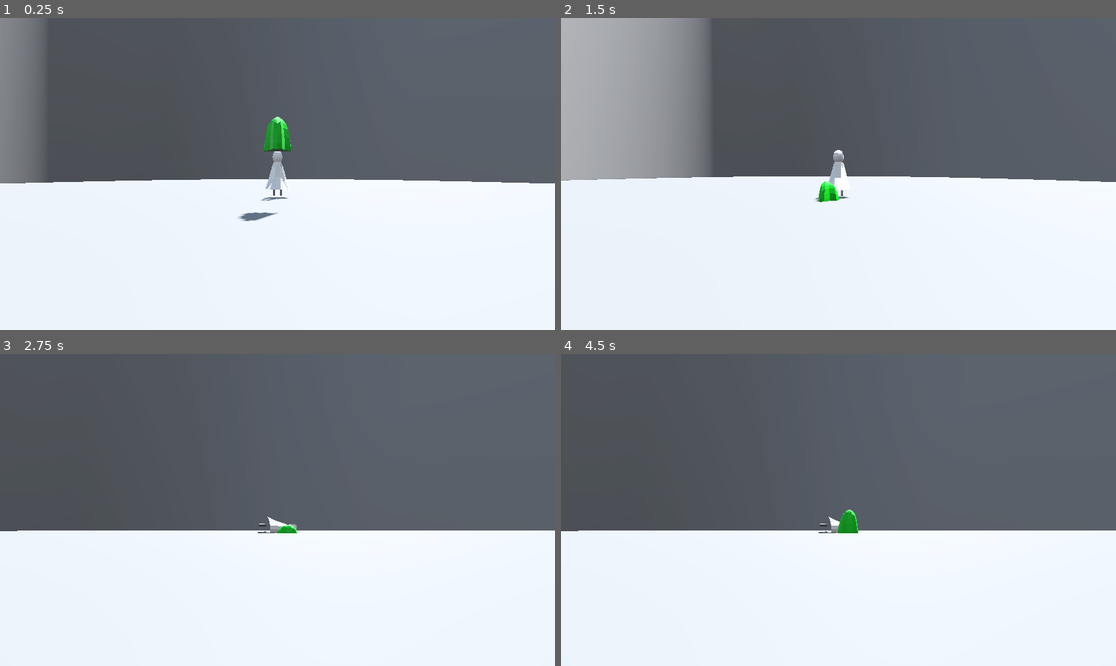
Above: before the commit, frames 1-4 (two rows, left to right).
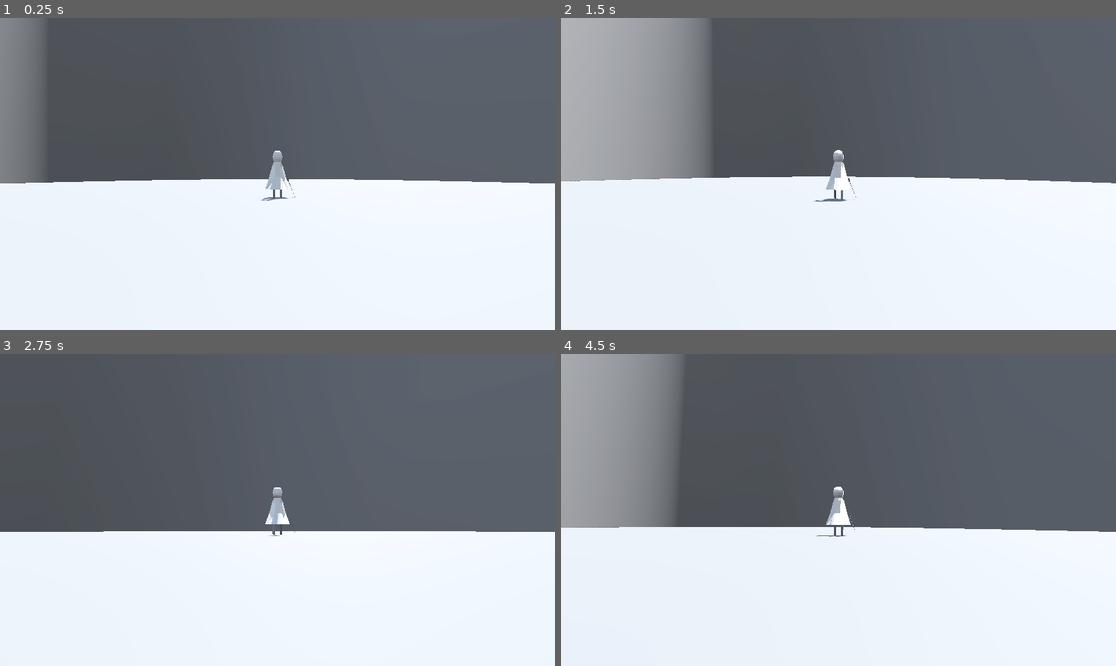
Above: after the commit, the same moments.

Repository: ruapotato/Gravitationally-Challenged
Game: Godot game, scene res://level_bits/level_loader.tscn
Same seed, same stepped clock (60 frames per second), same inputs: the game is played once before the commit and once after it.
Inputs (mouse positions are in pixels of both pictures, inside the frame that each line leads up to):
- Up to frame 1 (0.25 s): no input
- Up to frame 2 (1.5 s): move the mouse to (866, 174) at 0.52 s; press the mouse at (866, 174) at 0.53 s; hold W (up) from 0.53 s (still down); move the mouse to (810, 174) at 1.27 s; release the mouse at (810, 174) at 1.28 s; tap Mouse wheel up (zoom_in) at 1.35 s
- Up to frame 3 (2.75 s): keep holding W (up); click (249, 510) at 1.55 s; move the mouse to (288, 503) at 2.02 s; hold Mouse wheel down (zoom_out) from 2.03 s (still down); click (288, 503) at 2.3 s
- Up to frame 4 (4.5 s): keep holding W (up); move the mouse to (832, 516) at 2.77 s; release Mouse wheel down (zoom_out) at 2.78 s; click (832, 516) at 2.85 s; move the mouse to (877, 513) at 3.52 s; press the mouse at (877, 513) at 3.53 s; move the mouse to (794, 506) at 4.27 s; release the mouse at (794, 506) at 4.28 s; tap Mouse wheel up (zoom_in) at 4.35 s

The runs differ from the first frame. In frame 1, 0.6% of the frame differs, in the area x 42-54%, y 31-66%; in frame 2, 0.4%; in frame 3, 0.7%; in frame 4, 13%, in the area x 0-100%, y 0-59%.

Commit message:
Init sword

Diff:
--- a/entities/blob.gd
+++ b/entities/blob.gd
@@ -62,6 +62,9 @@
 		return true
 	return false
 
+func die():
+	start_death_sequence()
+
 func am_i_dead():
 	if not is_dying and player in vulnerable_zone.get_overlapping_bodies():
 		start_death_sequence()
--- a/entities/blob.tscn
+++ b/entities/blob.tscn
@@ -4,19 +4,19 @@
 [ext_resource type="Script" path="res://entities/blob.gd" id="1_eirte"]
 
 [sub_resource type="BoxShape3D" id="BoxShape3D_c6qkn"]
-size = Vector3(0.51, 0.355, 0.4)
+size = Vector3(0.52, 0.375, 0.315)
 
 [sub_resource type="BoxShape3D" id="BoxShape3D_bkb0v"]
 size = Vector3(0.315, 0.085, 0.265)
 
 [sub_resource type="BoxShape3D" id="BoxShape3D_kk2ey"]
-size = Vector3(0.54, 0.3, 0.525)
+size = Vector3(0.53, 0.3, 0.355)
 
 [node name="blob" type="CharacterBody3D"]
 script = ExtResource("1_eirte")
 
 [node name="CollisionShape3D" type="CollisionShape3D" parent="."]
-transform = Transform3D(1, 0, 0, 0, 1, 0, 0, 0, 1, 0, 0.192234, -0.0446115)
+transform = Transform3D(1, 0, 0, 0, 1, 0, 0, 0, 1, 0, 0.192234, 0.00310461)
 shape = SubResource("BoxShape3D_c6qkn")
 
 [node name="mesh" type="Node3D" parent="."]
@@ -33,5 +33,5 @@
 [node name="biteArea3D" type="Area3D" parent="."]
 
 [node name="CollisionShape3D" type="CollisionShape3D" parent="biteArea3D"]
-transform = Transform3D(1, 0, 0, 0, 1, 0, 0, 0, 1, 0, 0.170881, -0.050906)
+transform = Transform3D(1, 0, 0, 0, 1, 0, 0, 0, 1, 0, 0.170881, 0.00997222)
 shape = SubResource("BoxShape3D_kk2ey")
--- a/legs.gd
+++ b/legs.gd
@@ -5,7 +5,7 @@
 
 const LEG_SPEED = 8.0  # Speed of leg swing
 const MAX_ANGLE = PI/10  # Maximum swing angle
-const LEG_LENGTH = 0.25  # Length of each leg
+const LEG_LENGTH = 0.35  # Length of each leg
 const RESET_SPEED = 5.0  # Speed at which legs return to neutral
 
 var time: float = 0.0
--- a/levels/hub.tscn
+++ b/levels/hub.tscn
@@ -53,4 +53,4 @@
 transform = Transform3D(1, 0, 0, 0, 1, 0, 0, 0, 1, 0, 8.65385, 16.6143)
 
 [node name="blob" parent="." instance=ExtResource("7_4wvlx")]
-transform = Transform3D(1, 0, 0, 0, 1, 0, 0, 0, 1, 0, 0.355517, 2.5636)
+transform = Transform3D(1, 0, 0, 0, 1, 0, 0, 0, 1, 0, 0.355517, 11.255)
--- a/player.gd
+++ b/player.gd
@@ -5,6 +5,7 @@
 @onready var camera = $piv/SpringArm3D/Camera3D
 @onready var mesh = $mesh
 @onready var leg_animator = $mesh/LegAnimator
+@onready var sword = $mesh/sword
 
 # Movement constants
 const MOVEMENT_FORCE = 140.0
@@ -263,6 +264,8 @@
 			Input.set_mouse_mode(Input.MOUSE_MODE_VISIBLE)
 		else:
 			Input.set_mouse_mode(Input.MOUSE_MODE_CAPTURED)
+	elif event.is_action_pressed("swipe"):
+		sword.swipe()
 
 func _process(delta: float) -> void:
 	update_camera(delta)
--- a/player.tscn
+++ b/player.tscn
@@ -1,12 +1,13 @@
-[gd_scene load_steps=5 format=3 uid="uid://dhl72ijpyhoyh"]
+[gd_scene load_steps=6 format=3 uid="uid://dhl72ijpyhoyh"]
 
 [ext_resource type="PackedScene" uid="uid://ci6dvjpgwuevu" path="res://import/player.glb" id="2_5hcgc"]
 [ext_resource type="Script" path="res://player.gd" id="2_ivawi"]
 [ext_resource type="Script" path="res://legs.gd" id="3_pa33j"]
+[ext_resource type="PackedScene" uid="uid://bif4c56lalkna" path="res://weapons/sword.tscn" id="4_4lhy3"]
 
 [sub_resource type="CapsuleShape3D" id="CapsuleShape3D_sya21"]
-radius = 0.295
-height = 1.225
+radius = 0.09
+height = 1.325
 
 [node name="player" type="RigidBody3D"]
 script = ExtResource("2_ivawi")
@@ -21,7 +22,7 @@
 current = true
 
 [node name="CollisionShape3D" type="CollisionShape3D" parent="."]
-transform = Transform3D(1, 0, 0, 0, 1, 0, 0, 0, 1, 0, 0.435814, -0.0649178)
+transform = Transform3D(1, 0, 0, 0, 1, 0, 0, 0, 1, 0, 0.424046, -0.0649178)
 shape = SubResource("CapsuleShape3D_sya21")
 
 [node name="center" type="Node3D" parent="."]
@@ -42,3 +43,6 @@
 [node name="LegAnimator" type="Node3D" parent="mesh"]
 transform = Transform3D(1, 0, 0, 0, 1, 0, 0, 0, 1, 0, -0.326193, 0)
 script = ExtResource("3_pa33j")
+
+[node name="sword" parent="mesh" instance=ExtResource("4_4lhy3")]
+transform = Transform3D(1, 0, 0, 0, 1, 0, 0, 0, 1, -0.0162662, -0.00556868, 0)
--- a/project.godot
+++ b/project.godot
@@ -63,3 +63,8 @@
 "events": [Object(InputEventMouseButton,"resource_local_to_scene":false,"resource_name":"","device":-1,"window_id":0,"a …(258 unchanged characters)…
 ]
 }
+swipe={
+"deadzone": 0.5,
+"events": [Object(InputEventMouseButton,"resource_local_to_scene":false,"resource_name":"","device":-1,"window_id":0,"alt_pressed":false,"shift_pressed":false,"ctrl_pressed":false,"meta_pressed":false,"button_mask":1,"position":Vector2(278, 25),"global_position":Vector2(287, 71),"factor":1.0,"button_index":1,"canceled":false,"pressed":true,"double_click":false,"script":null)
+]
+}
--- /dev/null
+++ b/weapons/sword.gd
@@ -0,0 +1,184 @@
+extends Node3D
+
+@onready var cutt_edge = $"MeshInstance3D2/Cutting Edge"
+
+const SWORD_ANGLE = 60  # Angle to point sword outward
+const SWIPE_ANGLES = [140, 0, 360]  # Counter-clockwise, clockwise, full spin
+const SWIPE_DURATION = 0.25  # Slightly longer for full swipes
+const RETURN_DURATION = 0.15
+const COMBO_WINDOW = 0.4  # Window to input next combo
+
+# Scale constants for each combo stage
+const SCALE_DEFAULT = Vector3(1.0, 1.0, 1.0)
+const SCALE_STAGE_2 = Vector3(1.4, 1.4, 1.4)
+const SCALE_STAGE_3 = Vector3(1.8, 1.8, 1.8)
+
+# Player scale constants (compress y-axis during swipes)
+const PLAYER_SCALE_DEFAULT = Vector3(1.0, 1.0, 1.0)
+const PLAYER_SCALE_STAGE_1 = Vector3(1.0, 0.9, 1.0)  # Slight squash
+const PLAYER_SCALE_STAGE_2 = Vector3(1.0, 0.85, 1.0)  # More squash
+const PLAYER_SCALE_STAGE_3 = Vector3(1.0, 0.8, 1.0)   # Most squash
+
+# Y position offset for each stage (negative values move down)
+const Y_OFFSET_DEFAULT = 0.0
+const Y_OFFSET_STAGE_2 = -0.25  # Slight downward shift
+const Y_OFFSET_STAGE_3 = -0.5  # More pronounced downward shift
+
+var is_animating = false
+var animation_time = 0.0
+var combo_count = 0
+var start_y_rotation = 0.0
+var target_y_rotation = 0.0
+var next_swipe_queued = false
+var input_received = false  # Track if we've received an input during this swipe
+
+# Variables for scale and position interpolation
+var start_scale = SCALE_DEFAULT
+var target_scale = SCALE_DEFAULT
+var start_y_pos = Y_OFFSET_DEFAULT
+var target_y_pos = Y_OFFSET_DEFAULT
+
+# Variables for player scale interpolation
+var player_start_scale = PLAYER_SCALE_DEFAULT
+var player_target_scale = PLAYER_SCALE_DEFAULT
+
+var level_loader
+var player
+
+func find_root(node=get_tree().root) -> Node:
+	if node.name.to_lower() == "level_loader":
+		return node
+	for child in node.get_children():
+		var found = find_root(child)
+		if found:
+			return found
+	return null
+
+func _ready() -> void:
+	level_loader = find_root()
+	player = level_loader.find_child("player")
+	rotation.z = 0
+	rotation.y = 0
+	scale = SCALE_DEFAULT
+	position.y = Y_OFFSET_DEFAULT
+	if player:
+		player.find_child("mesh").scale  = PLAYER_SCALE_DEFAULT
+
+func swipe() -> void:
+	if not is_animating:
+		# Start new combo
+		combo_count = 0
+		start_swipe()
+	elif not input_received:  # Only queue if we haven't already received input
+		# Queue next swipe and mark that we've received input
+		next_swipe_queued = true
+		input_received = true
+
+func start_swipe() -> void:
+	is_animating = true
+	animation_time = 0.0
+	input_received = false  # Reset input flag for new swipe
+	start_y_rotation = rotation.y
+	rotation.z = deg_to_rad(SWORD_ANGLE)
+
+	var swipe_angle = SWIPE_ANGLES[combo_count]
+	target_y_rotation = start_y_rotation + deg_to_rad(swipe_angle)
+
+	# Set scale and Y position based on combo stage
+	start_scale = scale
+	start_y_pos = position.y
+
+	# Set player scale based on combo stage
+	if player:
+		player_start_scale = player.scale
+
+	match combo_count:
+		0:
+			target_scale = SCALE_DEFAULT
+			target_y_pos = Y_OFFSET_DEFAULT
+			player_target_scale = PLAYER_SCALE_STAGE_1
+		1:
+			target_scale = SCALE_STAGE_2
+			target_y_pos = Y_OFFSET_STAGE_2
+			player_target_scale = PLAYER_SCALE_STAGE_2
+		2:
+			target_scale = SCALE_STAGE_3
+			target_y_pos = Y_OFFSET_STAGE_3
+			player_target_scale = PLAYER_SCALE_STAGE_3
+
+
+func cut_stuff():
+	if not player.is_knocked_down:
+		for obj in cutt_edge.get_overlapping_bodies():
+			if "die" in obj:
+				if obj != player:
+					print(obj)
+					obj.die()
+
+func _process(delta: float) -> void:
+	if is_animating:
+		cut_stuff()
+		animation_time += delta
+
+		if animation_time <= SWIPE_DURATION:
+			# Execute the swipe
+			var t = animation_time / SWIPE_DURATION
+			t = ease_out_swipe(t)
+			rotation.y = lerp(start_y_rotation, target_y_rotation, t)
+
+			# Interpolate scale and Y position during swipe
+			scale = start_scale.lerp(target_scale, t)
+			position.y = lerp(start_y_pos, target_y_pos, t)
+
+			# Interpolate player scale
+			if player:
+				player.find_child("mesh").scale  = player_start_scale.lerp(player_target_scale, t)
+		else:
+			# Return to neutral
+			var return_progress = (animation_time - SWIPE_DURATION) / RETURN_DURATION
+
+			if return_progress >= 1.0:
+				is_animating = false
+				rotation.y = 0.0
+				rotation.z = 0.0
+
+				# Check for queued swipe
+				if next_swipe_queued and combo_count < 2:
+					next_swipe_queued = false
+					combo_count += 1
+					start_swipe()
+				else:
+					# Reset combo if no follow-up
+					combo_count = 0
+					next_swipe_queued = false
+					# Reset scale and position to default
+					scale = SCALE_DEFAULT
+					position.y = Y_OFFSET_DEFAULT
+					if player:
+						player.find_child("mesh").scale  = PLAYER_SCALE_DEFAULT
+			else:
+				var t = ease_in_out(return_progress)
+				rotation.y = lerp(target_y_rotation, 0.0, t)
+				rotation.z = lerp(deg_to_rad(SWORD_ANGLE), 0.0, t)
+
+				# If returning to neutral and no next combo, interpolate scale and position back to default
+				if not next_swipe_queued:
+					scale = target_scale.lerp(SCALE_DEFAULT, t)
+					position.y = lerp(target_y_pos, Y_OFFSET_DEFAULT, t)
+					if player:
+						player.find_child("mesh").scale  = player_target_scale.lerp(PLAYER_SCALE_DEFAULT, t)
+
+# Custom easing function for different swipe types
+func ease_out_swipe(t: float) -> float:
+	match combo_count:
+		0, 1:  # First two swipes use back easing
+			const c1 = 1.70158
+			const c3 = c1 + 1.0
+			return 1.0 + c3 * pow(t - 1.0, 3.0) + c1 * pow(t - 1.0, 2.0)
+		2:  # Full spin uses different easing for smooth rotation
+			return 1.0 - pow(1.0 - t, 3.0)
+		_:
+			return t
+
+func ease_in_out(t: float) -> float:
+	return t * t * (3.0 - 2.0 * t)
--- /dev/null
+++ b/weapons/sword.tscn
@@ -0,0 +1,35 @@
+[gd_scene load_steps=6 format=3 uid="uid://bif4c56lalkna"]
+
+[ext_resource type="Script" path="res://weapons/sword.gd" id="1_0ll7p"]
+
+[sub_resource type="BoxMesh" id="BoxMesh_5hnmv"]
+size = Vector3(0.84, 0.225, 0.27)
+
+[sub_resource type="BoxMesh" id="BoxMesh_e8t01"]
+size = Vector3(0.12, 0.34, 0.23)
+
+[sub_resource type="PrismMesh" id="PrismMesh_tu3kn"]
+size = Vector3(0.08, 2.745, 0.375)
+
+[sub_resource type="SphereShape3D" id="SphereShape3D_tra24"]
+radius = 2.05
+
+[node name="sword" type="Node3D"]
+script = ExtResource("1_0ll7p")
+
+[node name="MeshInstance3D" type="MeshInstance3D" parent="."]
+transform = Transform3D(6.84757e-09, 0.0687001, 0.148632, 2.81593e-09, -0.16706, 0.0611221, 0.169383, 1.91254e-23, -7.02481e-09, 0.305602, -0.166896, 0)
+mesh = SubResource("BoxMesh_5hnmv")
+
+[node name="MeshInstance3D3" type="MeshInstance3D" parent="."]
+transform = Transform3D(6.84757e-09, 0.0687001, 0.148632, 2.81593e-09, -0.16706, 0.0611221, 0.169383, 1.91254e-23, -7.02481e-09, 0.290145, -0.129307, 0)
+mesh = SubResource("BoxMesh_e8t01")
+
+[node name="MeshInstance3D2" type="MeshInstance3D" parent="."]
+transform = Transform3D(-0.148632, 0.0687001, 8.88178e-16, -0.0611221, -0.16706, 0, 0, -3.00884e-16, 0.169383, 0.406979, -0.417175, -1.39472e-15)
+mesh = SubResource("PrismMesh_tu3kn")
+
+[node name="Cutting Edge" type="Area3D" parent="MeshInstance3D2"]
+
+[node name="CollisionShape3D" type="CollisionShape3D" parent="MeshInstance3D2/Cutting Edge"]
+shape = SubResource("SphereShape3D_tra24")
Not shown, added: blender/Key.blend.import
Not shown, added: blender/knight1.blend.import
Not shown, added: blender/treasurechest.blend.import
